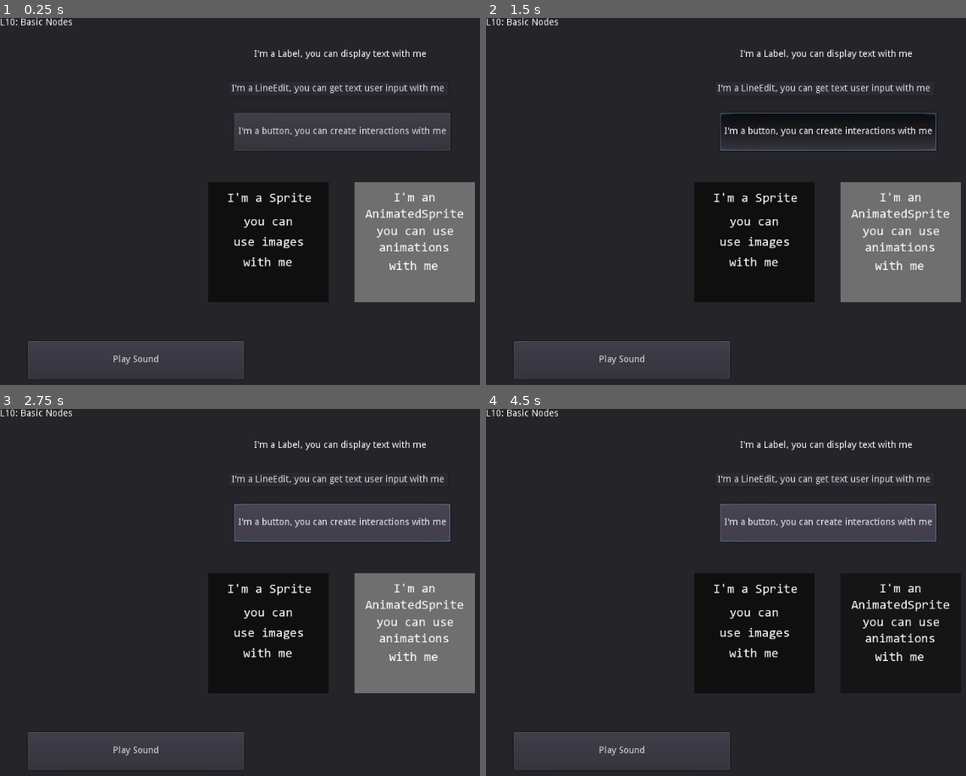
Above: before the commit, frames 1-4 (two rows, left to right).
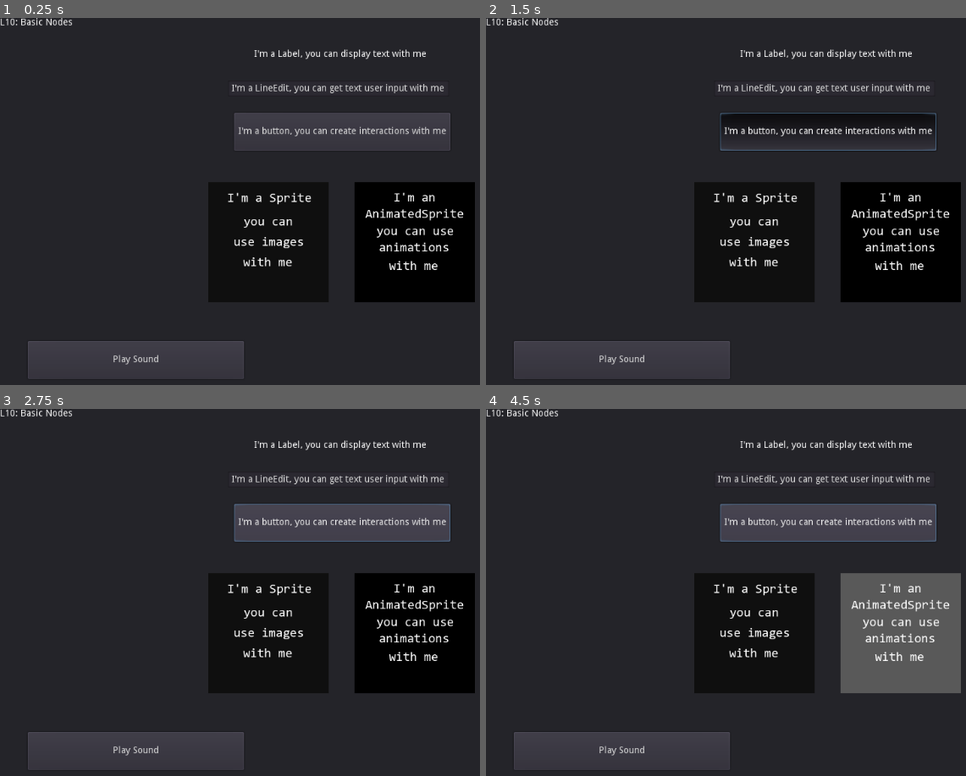
Above: after the commit, the same moments.

Repository: z16th/P101-Godot
Game: Godot game, scene res://Lessons/L10/L10.tscn
Two runs of this game, one before a commit and one after it. Both use one fixed random seed, a clock stepped at 60 frames per second and the inputs below. This scene is started directly instead of the project's main scene.
Inputs:
- Up to frame 1 (0.25 s): no input
- Up to frame 2 (1.5 s): click "I'm a button, you can create …" at 0.5 s; hold Space (accel) from 1.28 s (still down)
- Up to frame 3 (2.75 s): release Space (accel) at 2.03 s
- Up to frame 4 (4.5 s): hold Space (accel) 2.78-4.28 s

The runs differ from the first frame. In frame 1, 8.0% of the frame differs, in the area x 73-99%, y 44-78%; in frame 2, 8.0%; in frame 3, 8.0%; in frame 4, 7.9%.

Commit message:
Dia 7 parte 2

Diff:
--- a/Exercises/E08/E08.gd
+++ b/Exercises/E08/E08.gd
@@ -36,3 +36,7 @@
 	var songs = {"Dangerous":"MJ","Pompeii":"Bastille","Radioactive":"Imagine Dragons"}
 	for song_name in songs:
 		print(song_name + " by " + songs[song_name])
+
+
+func _on_Button_pressed():
+	pass # Replace with function body.
--- a/Exercises/E10/E10.gd
+++ b/Exercises/E10/E10.gd
@@ -9,3 +9,7 @@
 
 func _ready():
 	pass
+
+
+func _on_Button_pressed():
+	$AudioStreamPlayer.play()
--- a/Exercises/E10/E10.tscn
+++ b/Exercises/E10/E10.tscn
@@ -1,6 +1,66 @@
-[gd_scene load_steps=2 format=2]
+[gd_scene load_steps=6 format=2]
 
-[ext_resource path="res://Exercises/E08/E08.gd" type="Script" id=1]
+[ext_resource path="res://Exercises/E10/E10.gd" type="Script" id=1]
+[ext_resource path="res://Exercises/E10/20220422_163218.jpg" type="Texture" id=2]
+[ext_resource path="res://Exercises/E10/301221.png" type="Texture" id=3]
+[ext_resource path="res://Lessons/L10/assets/teemo.wav" type="AudioStream" id=4]
+
+[sub_resource type="Animation" id=1]
+resource_name = "Walk"
+length = 2.0
+loop = true
+tracks/0/type = "value"
+tracks/0/path = NodePath(".:frame")
+tracks/0/interp = 1
+tracks/0/loop_wrap = true
+tracks/0/imported = false
+tracks/0/enabled = true
+tracks/0/keys = {
+"times": PoolRealArray( 0, 0.2, 0.4, 0.6, 0.8, 1, 1.2, 1.4, 1.6 ),
+"transitions": PoolRealArray( 1, 1, 1, 1, 1, 1, 1, 1, 1 ),
+"update": 1,
+"values": [ 0, 1, 2, 3, 4, 5, 6, 7, 7 ]
+}
 
 [node name="E10" type="Node"]
 script = ExtResource( 1 )
+
+[node name="Label" type="Label" parent="."]
+margin_left = 210.0
+margin_top = 114.0
+margin_right = 435.0
+margin_bottom = 191.0
+text = "HELLO"
+
+[node name="LineEdit" type="LineEdit" parent="."]
+margin_left = 217.0
+margin_top = 140.0
+margin_right = 536.0
+margin_bottom = 205.0
+text = "Player Name"
+
+[node name="Sprite" type="Sprite" parent="."]
+position = Vector2( 295, 295 )
+scale = Vector2( 0.0673828, 0.0628034 )
+texture = ExtResource( 2 )
+
+[node name="301221" type="Sprite" parent="."]
+position = Vector2( 194, 480 )
+scale = Vector2( 0.280488, 0.280488 )
+texture = ExtResource( 3 )
+hframes = 8
+
+[node name="AnimationPlayer" type="AnimationPlayer" parent="301221"]
+anims/Walk = SubResource( 1 )
+
+[node name="AudioStreamPlayer" type="AudioStreamPlayer" parent="."]
+stream = ExtResource( 4 )
+
+[node name="Button" type="Button" parent="AudioStreamPlayer"]
+margin_left = 321.0
+margin_top = 450.0
+margin_right = 582.0
+margin_bottom = 518.0
+text = "Teemo"
+
+[connection signal="pressed" from="AudioStreamPlayer/Button" to="." method="_on_Button_pressed"]
--- a/Lessons/L10/L10.tscn
+++ b/Lessons/L10/L10.tscn
@@ -53,7 +53,7 @@
 position = Vector2( 627, 340 )
 scale = Vector2( 0.606667, 0.606667 )
 frames = SubResource( 1 )
-frame = 3
+frame = 5
 playing = true
 
 [node name="AudioStreamPlayer" type="AudioStreamPlayer" parent="."]
Binary file added: Exercises/E10/20220422_163218.jpg
Not shown, added: Exercises/E10/20220422_163218.jpg.import
Binary file added: Exercises/E10/301221.png
Not shown, added: Exercises/E10/301221.png.import
